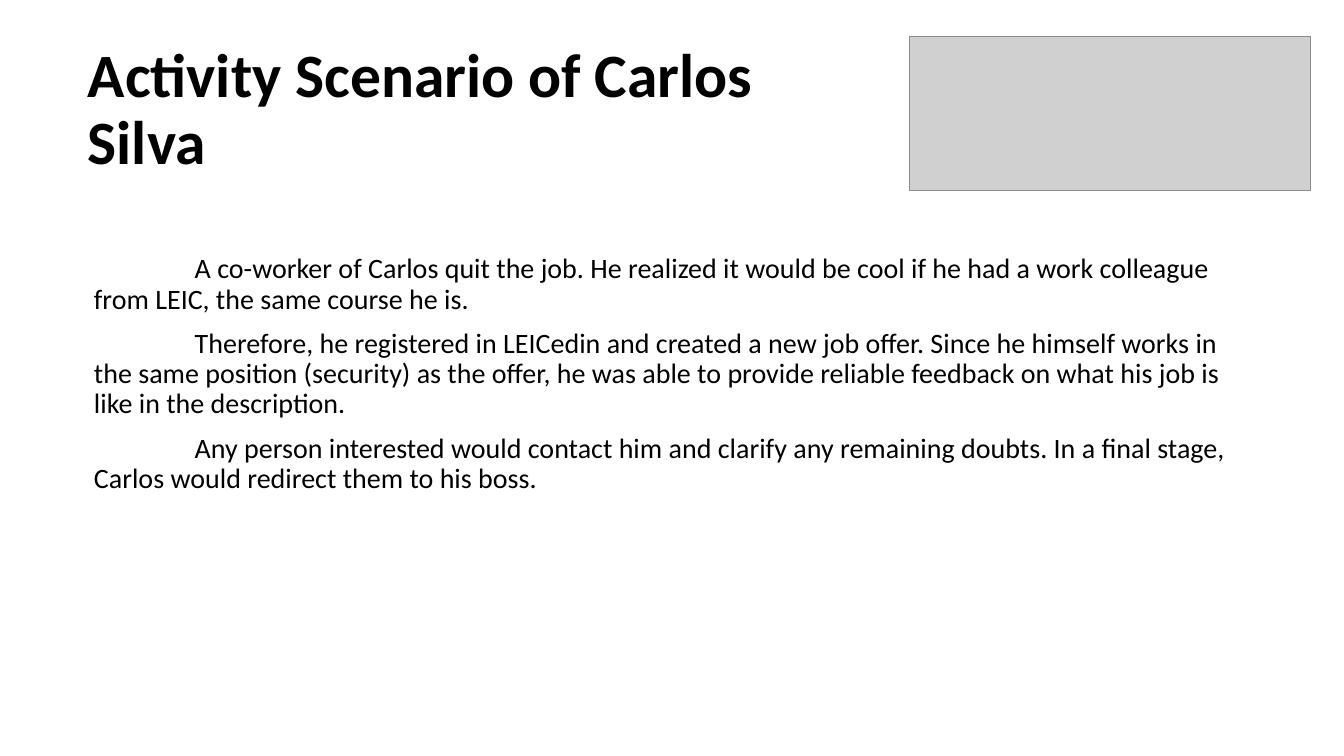
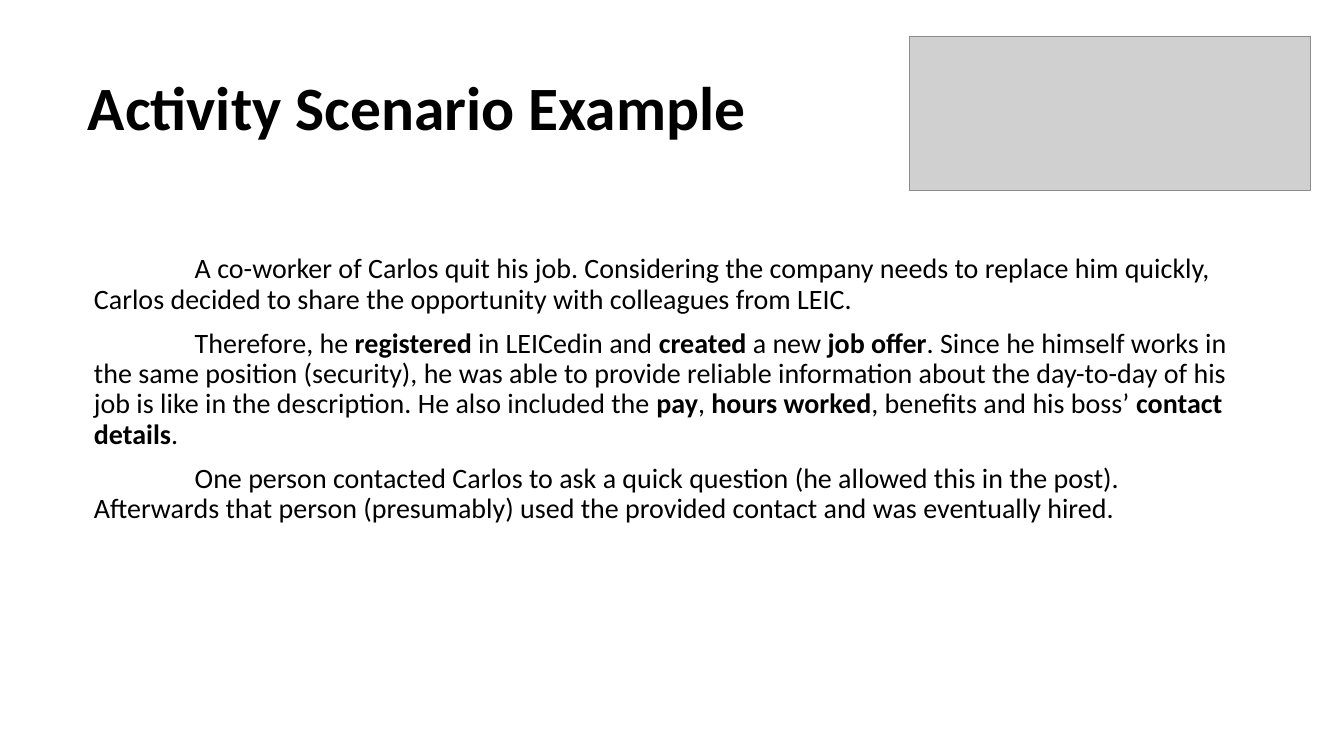
Before and after one commit to guilhermewastaken/HCI, a slide deck: slide 7 of IPC.pptx. Drawn at 1344x756 pixels with LibreOffice and Linux fonts; fonts in the diff are those of the drawing; grey boxes stand for pictures. Boxes give left, top, right and bottom in pixels: in the first picture for what was removed or moved away, otherwise in the second. Text is boxed around its words. In the diff, an @@ line names an element or a change of style, - is before the commit and + after.

Commit message:
Updated presentation

```diff
--- a/IPC.pptx
+++ b/IPC.pptx
@@ text at [88, 86, 746, 140]: text changed @@
-Activity Scenario of Carlos Silva
+Activity Scenario Example
@@ text at [94, 258, 1226, 523]: text changed @@
-A co-worker of Carlos quit the job. He realized it would be cool if he had a work colleague from LEIC, the same course he is.
-Therefore, he registered in LEICedin and created a new job offer. Since he himself works in the same position (security) as the offer, he was able to provide reliable feedback on what his job is like in the description.
-Any person interested would contact him and clarify any remaining doubts. In a final stage, Carlos would redirect them to his boss.
+A co-worker of Carlos quit his job. Considering the company needs to replace him quickly, Carlos decided to share the opportunity with colleagues from LEIC.
+Therefore, he registered in LEICedin and created a new job offer. Since he himself works in the same position (security), he was able to provide reliable information about the day-to-day of his job is like in the description. He also included the pay, hours worked, benefits and his boss’ contact details.
+One person contacted Carlos to ask a quick question (he allowed this in the post). Afterwards that person (presumably) used the provided contact and was eventually hired.
```
Also in this commit, not shown: 3 other slides changed.
